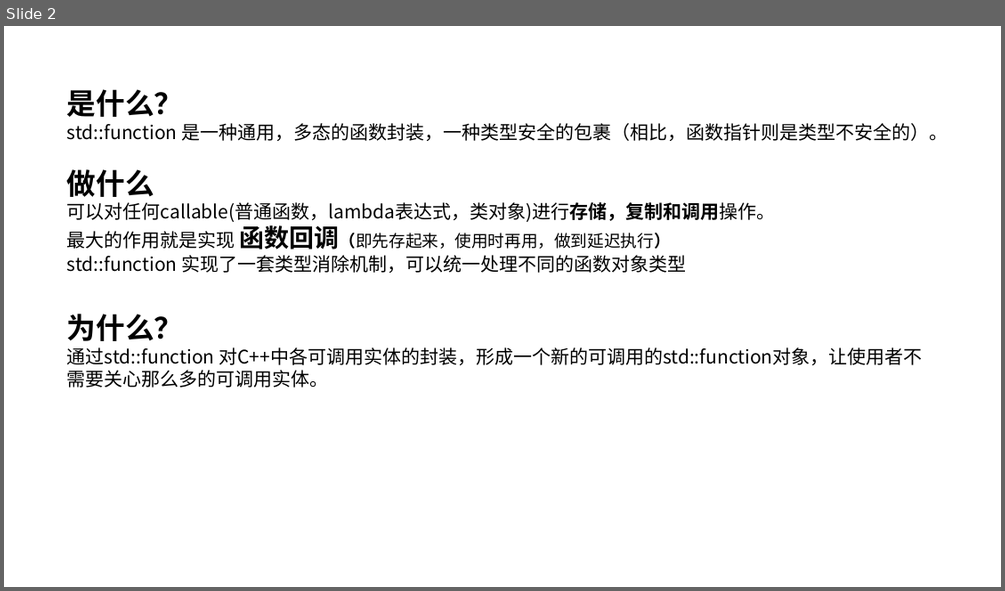
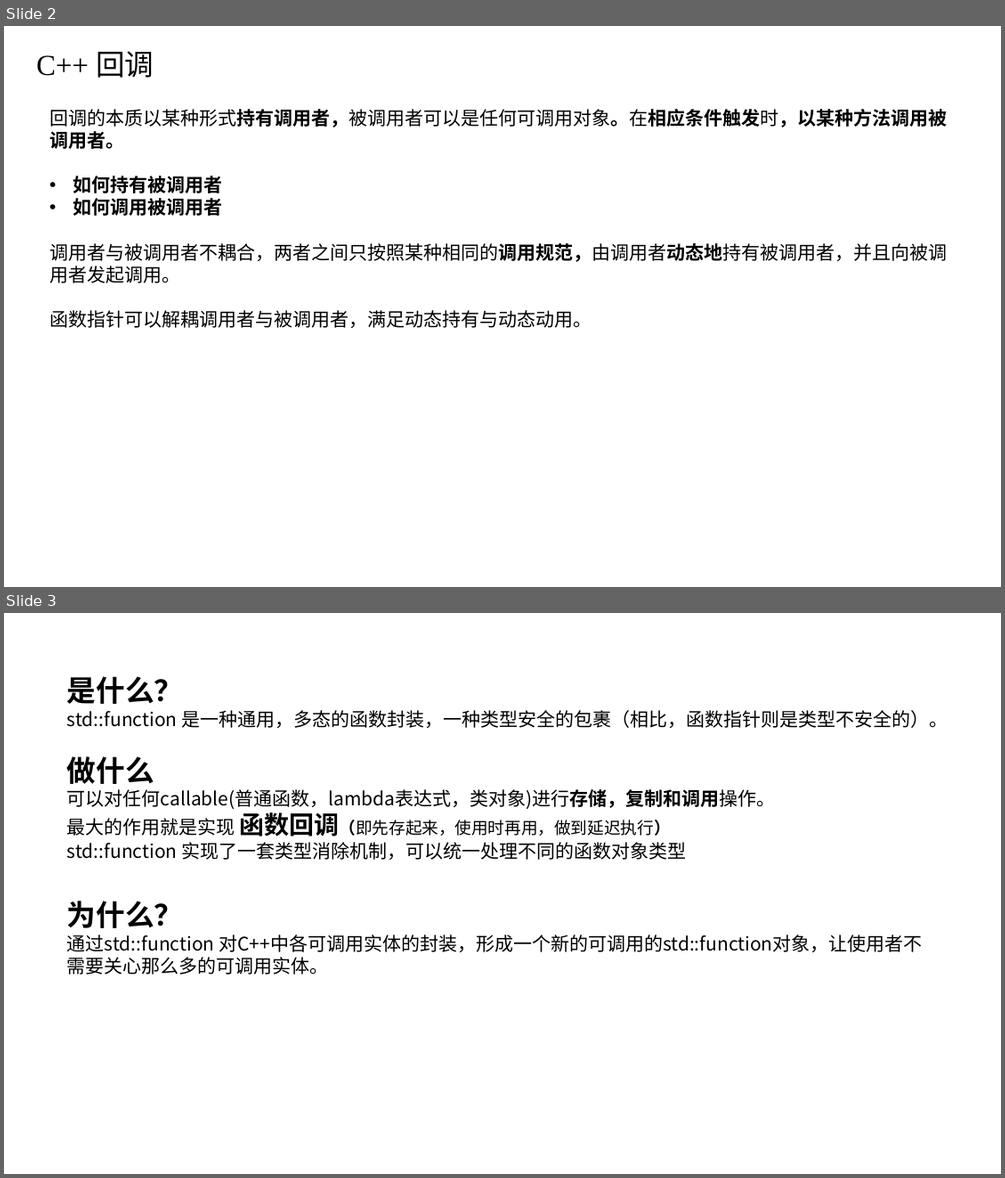
Before and after one commit to Junbao-shell/DevelopCpp, a slide deck: 5.C++/std_function/C++ 函数包装器function.pptx. Shown one above the other, each under a label of ours: slide 2 before the commit, slides 2 and 3 after it. The pictures are 1005x591 and 1005x1178 pixels, drawn with LibreOffice and Linux fonts; fonts in the diff are those of the drawing. Boxes give left, top, right and bottom in pixels: in the first picture for what was removed or moved away, otherwise in the second. Text is boxed around its words. In the diff, an @@ line names an element or a change of style, - is before the commit and + after.

Commit message:
update the C++ doc

```diff
--- a/5.C++/std_function/C++ 函数包装器function.pptx
+++ b/5.C++/std_function/C++ 函数包装器function.pptx
@@ slide 2 added at [4, 26, 1001, 587], background #FFFFFF @@
@@ text added at [36, 51, 154, 78], 28 pt, text #000000 @@
+C++ 回调
@@ text added at [49, 109, 947, 328], 18 pt, text #000000 @@
+回调的本质以某种形式持有调用者，被调用者可以是任何可调用对象。在相应条件触发时，以某种方法调用被调用者。
+• 如何持有被调用者
+• 如何调用被调用者
+调用者与被调用者不耦合，两者之间只按照某种相同的调用规范，由调用者动态地持有被调用者，并且向被调用者发起调用。
+函数指针可以解耦调用者与被调用者，满足动态持有与动态动用。
@@ what was slide 2 is now slide 3 @@
```
